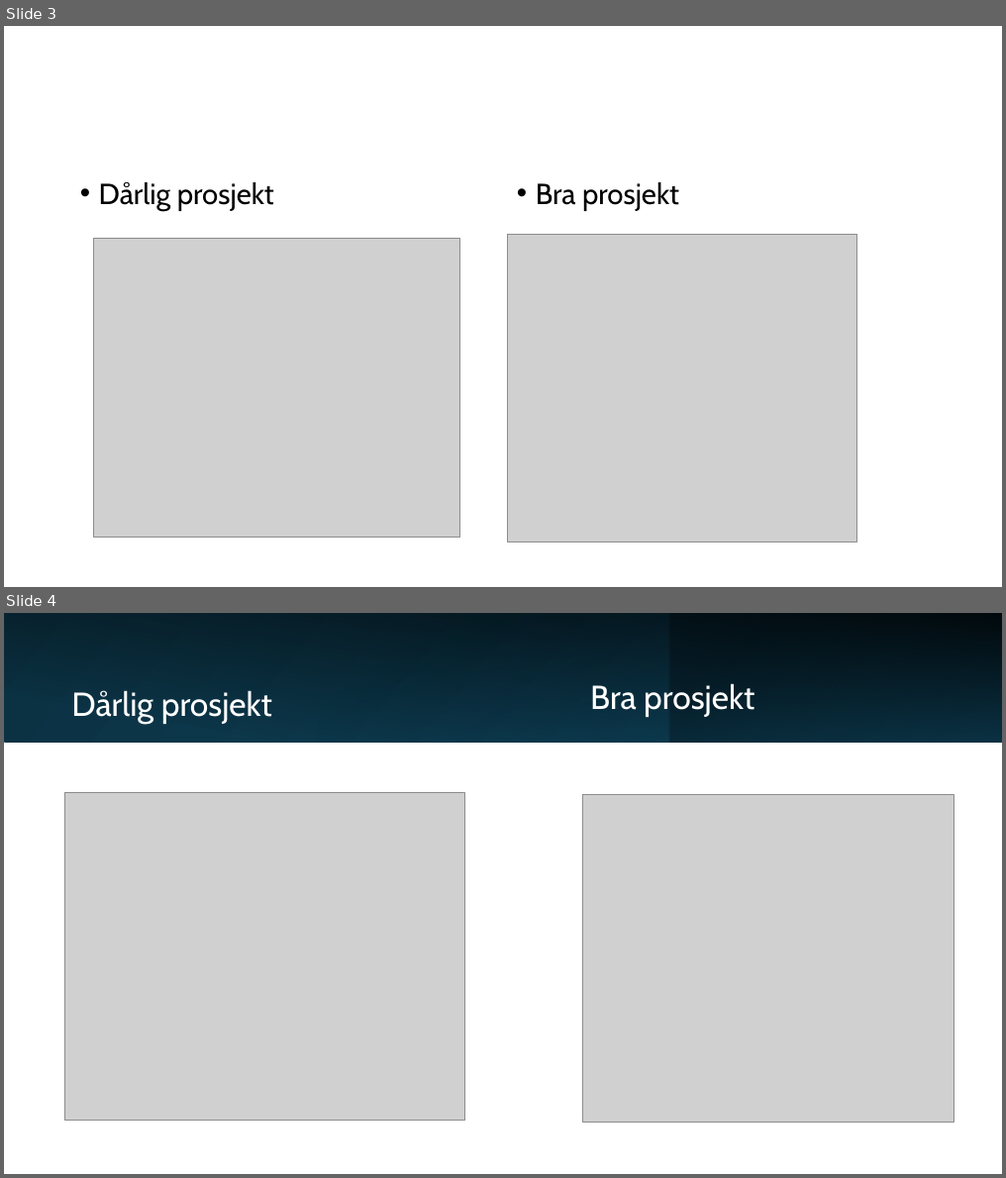
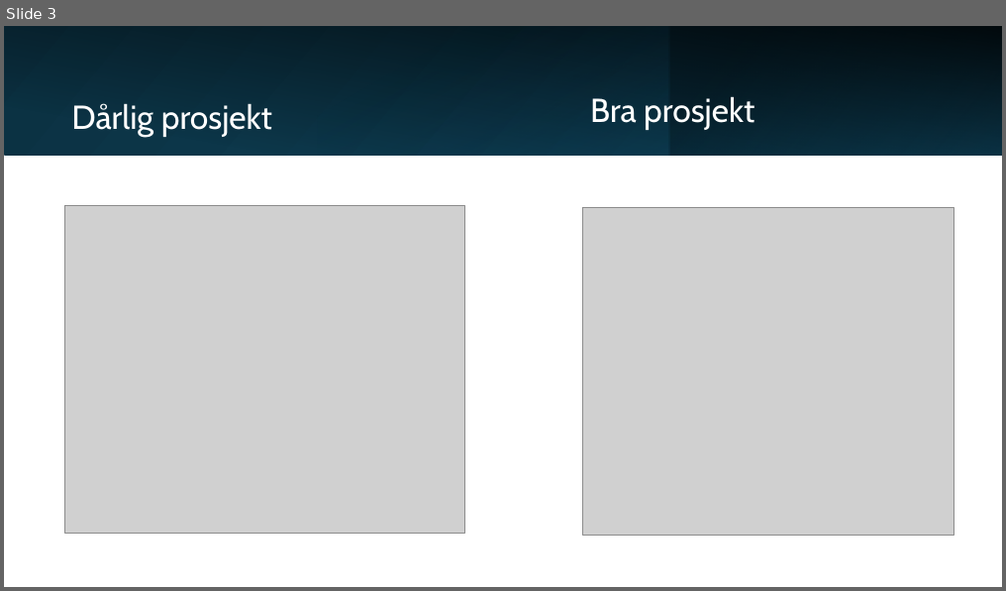
Before and after one commit to uit-sok-2301-h26/uit-sok-2301-h26.github.io, a slide deck: forelesninger/Forelesning 1.pptx. Shown one above the other, each under a label of ours: slides 3 and 4 before the commit, slide 3 after it. The pictures are 1006x1178 and 1006x591 pixels, drawn with LibreOffice and Linux fonts; fonts in the diff are those of the drawing; grey boxes stand for pictures. Boxes give left, top, right and bottom in pixels: in the first picture for what was removed or moved away, otherwise in the second. Text is boxed around its words. In the diff, an @@ line names an element or a change of style, - is before the commit and + after.

```diff
--- a/forelesninger/Forelesning 1.pptx
+++ b/forelesninger/Forelesning 1.pptx
@@ slide 3 removed at box(4, 26, 1002, 587), background #FFFFFF @@
@@ text removed at box(99, 182, 274, 211) @@
-• Dårlig prosjekt
@@ text removed at box(536, 182, 679, 211) @@
-• Bra prosjekt
@@ picture removed at box(94, 239, 460, 538) @@
@@ picture removed at box(508, 234, 856, 542) @@
@@ what was slide 4 is now slide 3 @@
```
Also in this commit, not shown: 1 slide changed.
